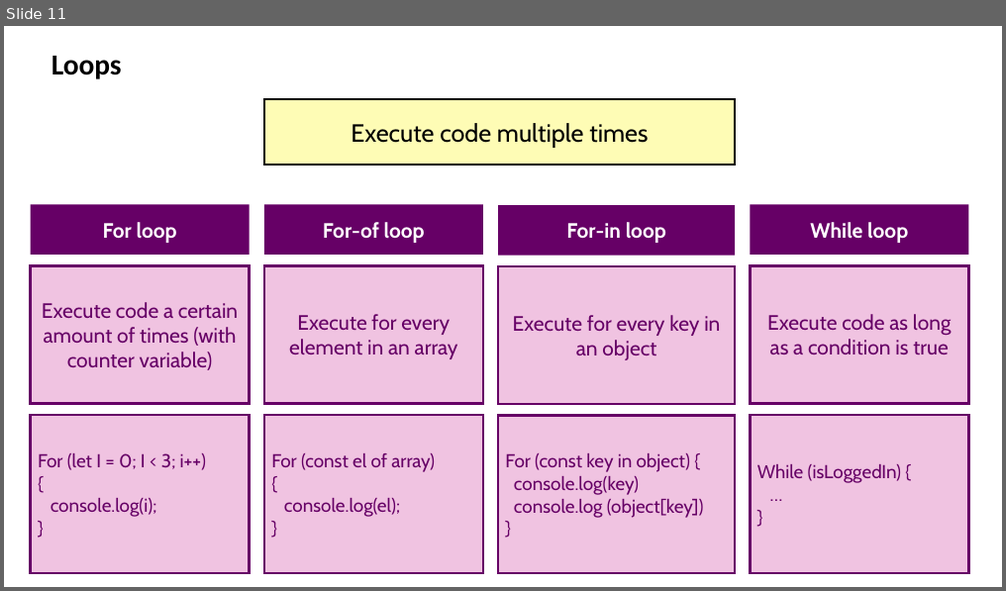
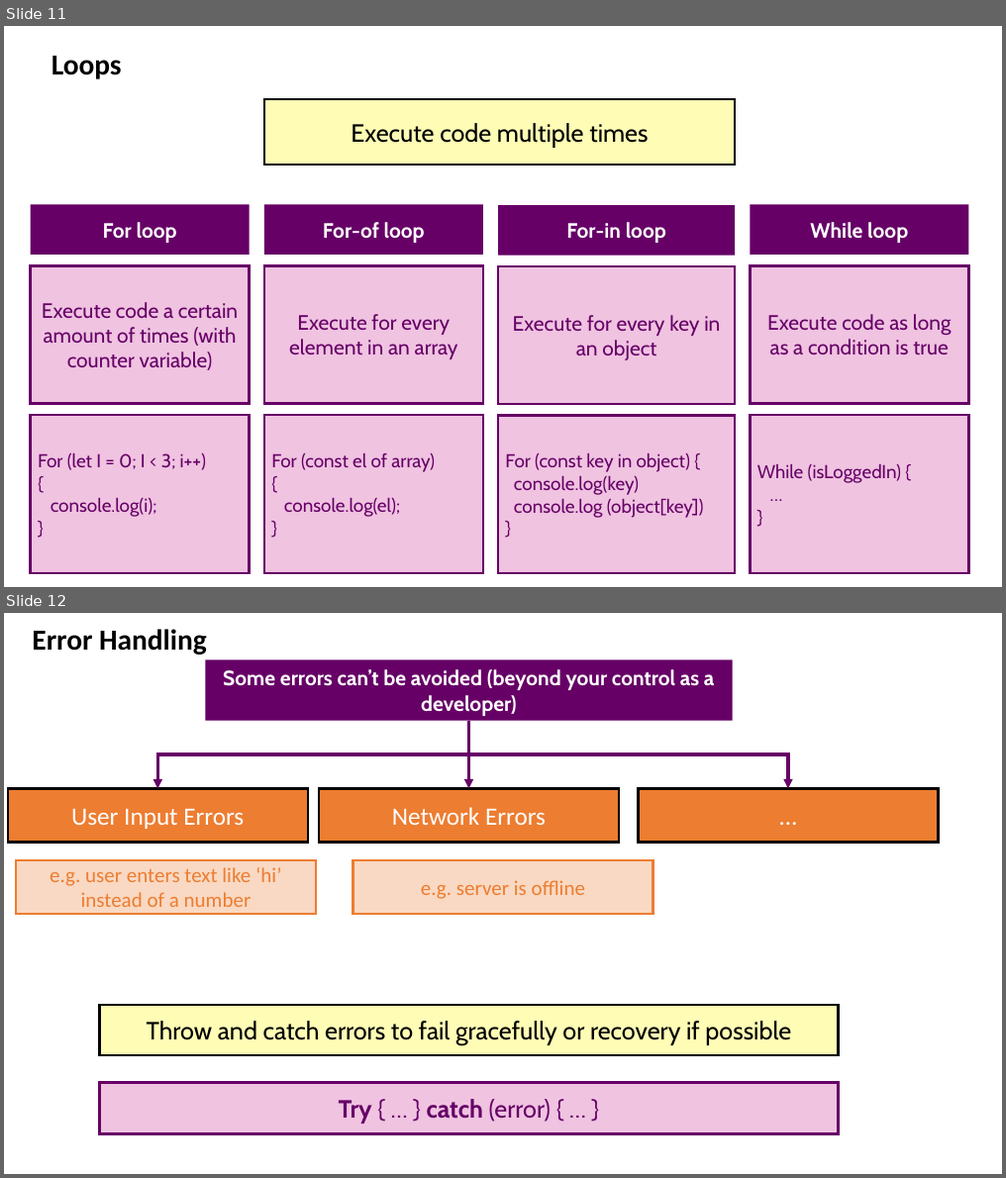
Before and after one commit to drronidz/JavaScript-The-Complete-Guide-2020, a slide deck: 4. Working with Control Structures (if Statements, Loops, Error Handling)/docs/Introduction.pptx. Shown one above the other, each under a label of ours: slide 11 before the commit, slides 11 and 12 after it. The pictures are 1006x591 and 1006x1178 pixels, drawn with LibreOffice and Linux fonts; fonts in the diff are those of the drawing. Boxes give left, top, right and bottom in pixels: in the first picture for what was removed or moved away, otherwise in the second. Text is boxed around its words. In the diff, an @@ line names an element or a change of style, - is before the commit and + after.

Commit message:
40. Error Handling with try-catch - An Introduction

```diff
--- a/4. Working with Control Structures (if Statements, Loops, Error Handling)/docs/Introduction.pptx
+++ b/4. Working with Control Structures (if Statements, Loops, Error Handling)/docs/Introduction.pptx
@@ slide 12 added at box(4, 613, 1002, 1174), background #FFFFFF @@
@@ text added at box(32, 629, 207, 655), 28 pt, text #000000, bold @@
+Error Handling
@@ rectangle added at box(205, 661, 733, 721), fill #660066, 20 pt, text #FFFFFF, bold @@
+Some errors can’t be avoided (beyond your control as a developer)
@@ elbow arrow added from (469, 721) to (157, 789), #660066 3 pt @@
@@ elbow arrow added from (469, 721) to (788, 789), #660066 3 pt @@
@@ elbow arrow added from (469, 721) to (469, 789), #660066 3 pt @@
@@ rectangle added at box(8, 789, 308, 843), fill #ED7D31, outline #000000 2.25 pt, 24 pt, text #FFFFFF @@
+User Input Errors
@@ rectangle added at box(319, 789, 620, 843), fill #ED7D31, outline #000000 2.25 pt, 24 pt, text #FFFFFF @@
+Network Errors
@@ rectangle added at box(638, 789, 939, 843), fill #ED7D31, outline #000000 2.25 pt, 24 pt, text #FFFFFF @@
+…
@@ rectangle added at box(16, 861, 316, 914), fill #ED7D31 at 29% opacity, outline #ED7D31 2.25 pt, 20 pt, text #ED7D31 @@
+e.g. user enters text like ‘hi’ instead of a number
@@ rectangle added at box(353, 861, 653, 914), fill #ED7D31 at 29% opacity, outline #ED7D31 2.25 pt, 20 pt, text #ED7D31 @@
+e.g. server is offline
@@ rectangle added at box(100, 1005, 839, 1057), fill #FCF600 at 29% opacity, outline #000000 2.25 pt, 24 pt, text #000000 @@
+Throw and catch errors to fail gracefully or recovery if possible
@@ rectangle added at box(100, 1082, 839, 1134), fill #CC3399 at 29% opacity, outline #660066 2.25 pt, 24 pt, text #660066 @@
+Try { … } catch (error) { … }
```
